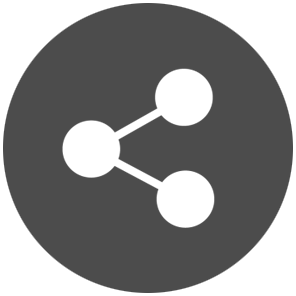
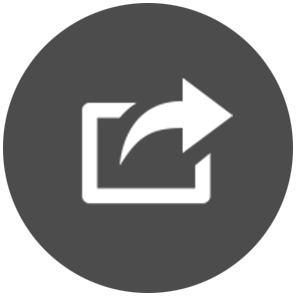
Revision of a layered 296px x 296px image; what changed, layer by layer:
hid "Layer 0" over (62, 68, 215, 228)
added layer "icon-share" above "Layer 1" over (81, 78, 233, 205)
